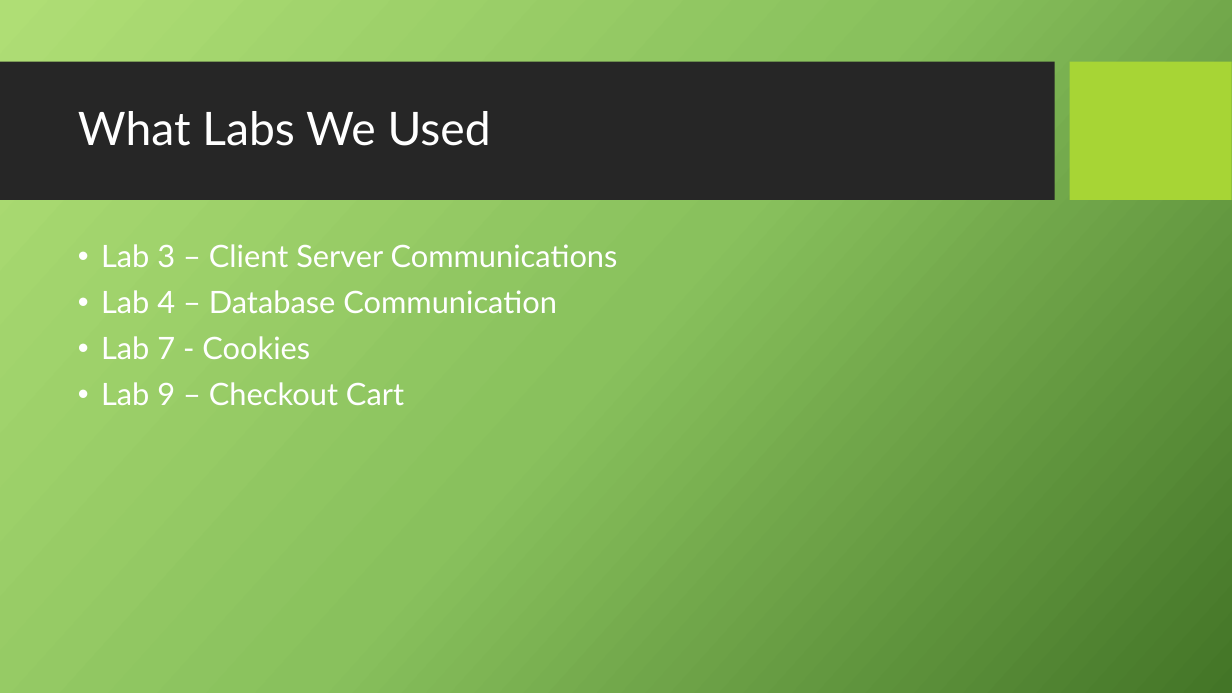
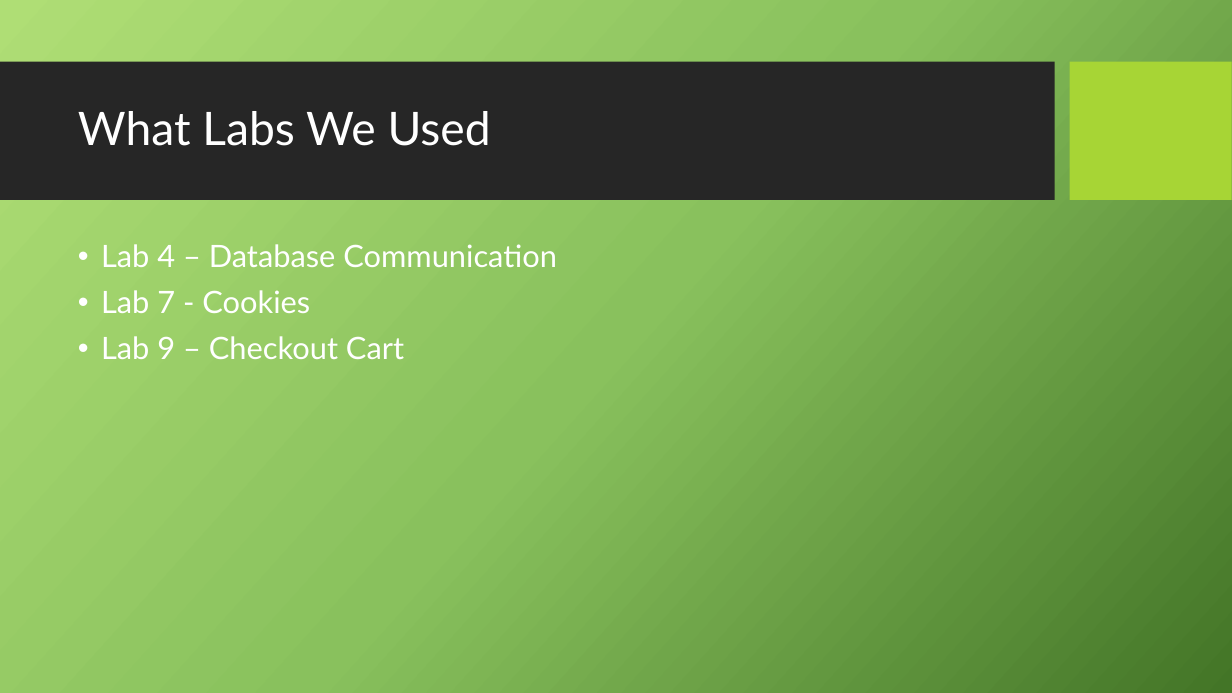
Before and after one commit to aaronbroughton/411GroupProject, a slide deck: slide 3 of Documentation/FAAR.pptx. Drawn at 1232x693 pixels with LibreOffice and Linux fonts; fonts in the diff are those of the drawing; background and template pictures are left out. Boxes give left, top, right and bottom in pixels: in the first picture for what was removed or moved away, otherwise in the second. Text is boxed around its words. In the diff, an @@ line names an element or a change of style, - is before the commit and + after.

Commit message:
Presentation updated

```diff
--- a/Documentation/FAAR.pptx
+++ b/Documentation/FAAR.pptx
@@ text at [101,244,618,267]: paragraph removed @@
-• Lab 3 – Client Server Communications
```
